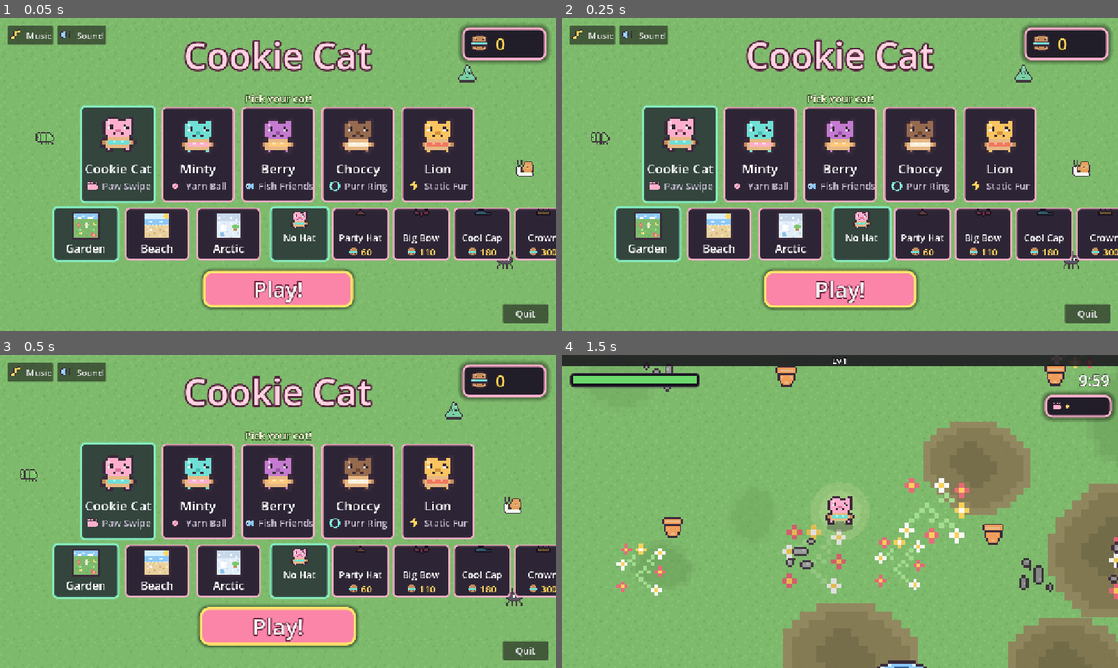
Above: before the commit, frames 1-4 (two rows, left to right).
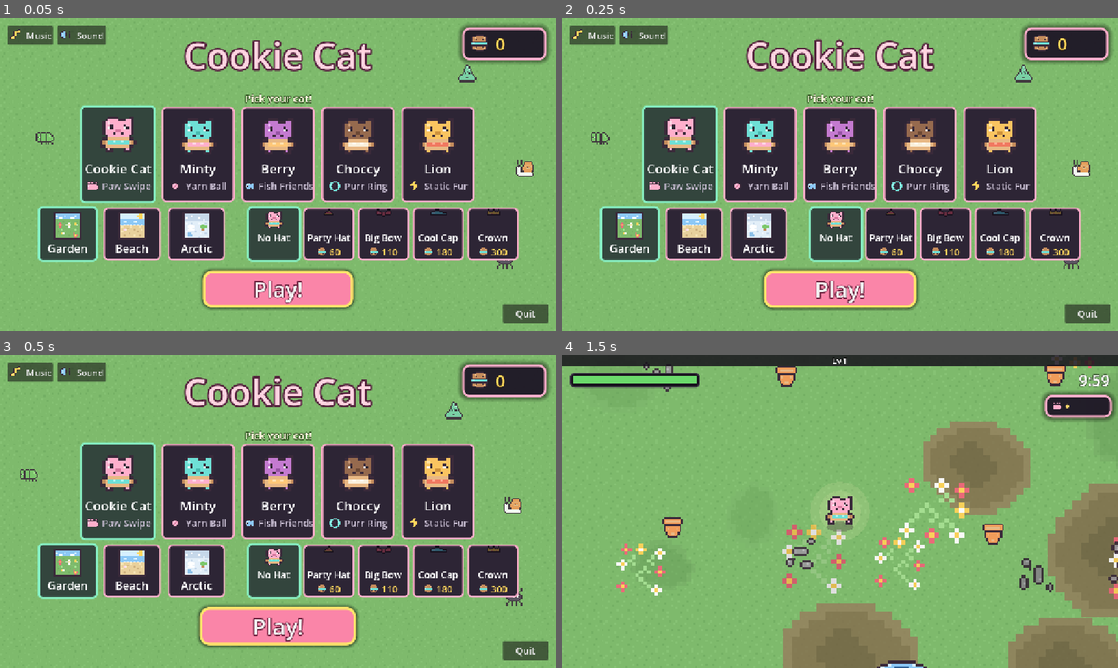
Above: after the commit, the same moments.

Repository: lukew-cogapp/cookie-cat
Game: Godot game, scene res://scenes/start_screen.tscn
Two runs of this game, one before a commit and one after it. Both use one fixed random seed, a clock stepped at 60 frames per second and the inputs below.
Inputs (mouse positions are in pixels of both pictures, inside the frame that each line leads up to):
- Up to frame 1 (0.05 s): no input
- Up to frame 2 (0.25 s): no input
- Up to frame 3 (0.5 s): no input
- Up to frame 4 (1.5 s): click "Play!" at 0.5 s; tap Enter at 1.25 s; move the mouse to (962, 495) at 1.27 s; hold D (move_right) from 1.28 s (still down); tap Space (confirm) at 1.35 s; click (962, 495) at 1.42 s

The runs differ from the first frame. In frame 1, 9.9% of the frame differs, in the area x 6-100%, y 60-78%; in frame 2, 9.9%; in frame 3, 9.9%; in frame 4, nothing differs.

Commit message:
Cap every bug's speed under a walking cat

Diff:
--- a/scripts/start_screen.gd
+++ b/scripts/start_screen.gd
@@ -56,6 +56,8 @@
 	_build_cards()
 	_build_map_cards()
 	_build_hat_cards()
+	_relayout()
+	get_viewport().size_changed.connect(_relayout)
 	_wire_focus()
 	_select(Run.cat)
 	_select_map(Run.map)
@@ -67,6 +69,80 @@
 	# `play_music` is idempotent, so the loop carries into the run unbroken.
 	Audio.play_music("music")
 	_play.grab_focus()
+
+
+## Places the map-and-hat strip against the width the screen actually has.
+##
+## Everything else here is centred and has room to spare at any width. The strip
+## does not: it is about 1170 units of small cards, hand-placed for the 1280
+## design, and the last hat card was drawn off the edge of a 4:3 window. See
+## `Tuning.START_BAND_MARGIN` for why a wider screen means more units.
+##
+## Connected to `size_changed` as well as called from `_ready`, because a
+## browser tab is resized constantly: a phone rotating, and Safari collapsing
+## its toolbar on the first scroll.
+## `at_width` is for the tests, which need to check a phone's 1600 units and a
+## 4:3 window's 960 without owning a window of either size.
+func _relayout(at_width := 0.0) -> void:
+	var width := at_width if at_width > 0.0 else get_viewport_rect().size.x
+	# The scene's own alignment would fight these offsets: Maps right-aligns and
+	# Hats left-aligns, which was how the two halves met in the middle of the
+	# old fixed strip. Each group is now placed exactly, so both fill.
+	_maps.alignment = BoxContainer.ALIGNMENT_BEGIN
+	_hats.alignment = BoxContainer.ALIGNMENT_BEGIN
+	# GROW_DIRECTION_BOTH lets a container widen past its own offsets to fit its
+	# children's minimum sizes, which silently undid every offset set below. The
+	# offsets are the authority here, so the growth has to be off.
+	_maps.grow_horizontal = Control.GROW_DIRECTION_END
+	_hats.grow_horizontal = Control.GROW_DIRECTION_END
+	_maps.add_theme_constant_override("separation", int(Tuning.START_MAP_SEPARATION))
+	_hats.add_theme_constant_override("separation", int(Tuning.START_HAT_SEPARATION))
+	# The cards shrink to whatever fits, rather than to one of two fixed sizes:
+	# the widths in play run from a 900-unit desktop window to a 1680-unit
+	# phone, and no single smaller size covers both ends. Never above 1.0, so a
+	# wide screen gets margin rather than oversized cards.
+	var room := width - Tuning.START_BAND_MARGIN * 2.0
+	var fixed := (
+		(Tuning.MAPS.size() - 1) * Tuning.START_MAP_SEPARATION
+		+ (Tuning.HATS.size() - 1) * Tuning.START_HAT_SEPARATION
+		+ Tuning.START_BAND_GAP
+	)
+	var per_scale := (
+		Tuning.MAPS.size() * Tuning.START_MAP_CARD_SIZE.x
+		+ Tuning.HATS.size() * Tuning.START_HAT_CARD_SIZE.x
+	)
+	var scale := clampf((room - fixed) / per_scale, Tuning.START_BAND_MIN_SCALE, 1.0)
+	for id: String in _map_buttons:
+		(_map_buttons[id] as Control).custom_minimum_size = (
+			Tuning.START_MAP_CARD_SIZE * scale
+		)
+	for id: String in _hat_buttons:
+		(_hat_buttons[id] as Control).custom_minimum_size = (
+			Tuning.START_HAT_CARD_SIZE * scale
+		)
+	# The two groups' own widths, from the tables rather than measured: a
+	# container's `size` is an output of the layout pass and is stale on the
+	# frame its contents changed.
+	var maps_w := (
+		Tuning.MAPS.size() * Tuning.START_MAP_CARD_SIZE.x * scale
+		+ (Tuning.MAPS.size() - 1) * Tuning.START_MAP_SEPARATION
+	)
+	var hats_w := (
+		Tuning.HATS.size() * Tuning.START_HAT_CARD_SIZE.x * scale
+		+ (Tuning.HATS.size() - 1) * Tuning.START_HAT_SEPARATION
+	)
+	# Centred as one strip, so the gap between the groups stays in the middle
+	# however much room there is either side. Both containers are anchored to the
+	# centre of the screen, so these offsets are measured from there and the left
+	# edge of the strip is negative.
+	var total := maps_w + Tuning.START_BAND_GAP + hats_w
+	var left := -total * 0.5
+	# Only the left edge is set. A container sizes itself to its children's
+	# minimums and the layout pass rewrites `offset_right`, so assigning it does
+	# nothing: the group's width follows its cards, and placing the left edge is
+	# what centres the strip.
+	_maps.offset_left = left
+	_hats.offset_left = left + maps_w + Tuning.START_BAND_GAP
 
 
 func _start() -> void:
--- a/scripts/swarm.gd
+++ b/scripts/swarm.gd
@@ -202,6 +202,12 @@
 		if slow_for[i] > 0.0:
 			slow_for[i] = maxf(slow_for[i] - delta, 0.0)
 			speed *= slow_by[i]
+		# Whatever the multipliers came to, a bug never outpaces a walking cat.
+		# `hurry` and the spider's gait both scale this, and a rush pointed at
+		# the wasp would be 156 against a floored walk of 112. Being outrun is
+		# the one situation a child cannot answer, and the whole difficulty
+		# rests on running away always working.
+		speed = minf(speed, Tuning.ENEMY_SPEED_CEILING)
 		var step := to / maxf(d, 0.001) * speed
 		if knock[i] != Vector2.ZERO:
 			step += knock[i]
--- a/scripts/tuning.gd
+++ b/scripts/tuning.gd
@@ -68,6 +68,13 @@
 ## to clear the fastest bug: at 0.55 a gentle push gave 65 against a wasp's 104,
 ## so a child who was moving still got caught.
 const STICK_WALK_FLOOR := 0.95
+## The hard ceiling on how fast any bug can ever move, whatever the table says
+## and whatever multipliers have stacked on it. `swarm.gd` clamps to this after
+## `hurry` and the spider's gait, because those are per-row and neither is
+## bounded by the enemy table: a rush aimed at the wasp works out at 156 against
+## a floored walk of 112. Just under the floored walk, so a child who is moving
+## at all is never caught from behind.
+const ENEMY_SPEED_CEILING := PLAYER_SPEED * STICK_WALK_FLOOR - 2.0
 const CAT_STEP_A := "res://assets/cat_step_a.png"
 const CAT_STEP_B := "res://assets/cat_step_b.png"
 
@@ -967,6 +974,37 @@
 const START_LOCKED_TINT := Color(0.42, 0.4, 0.5)
 const START_COST_COLOUR := Color(1.0, 0.84, 0.36)
 ## Idle life on the lawn. Slow enough to be scenery, not a chase.
+## The map row and the hat row sit side by side in one strip, and between them
+## they are about 1170 design units of small cards. That was hand-placed for the
+## 1280 design and overflows anything narrower: at a 4:3 window's 960 units the
+## last hat card is drawn off the right edge.
+##
+## So the strip is placed against the width the screen actually has rather than
+## the width it was drawn for. `aspect=expand` maps HEIGHT to 720 units always,
+## which means a wider screen reveals MORE horizontal units: a 20:9 phone in
+## landscape reports about 1600, the design reports 1280, and a 4:3 tablet
+## reports 960. Reads backwards until that sinks in.
+##
+## Kept clear at each end of the strip, so the outermost card is never against
+## the edge of the screen. Generous, because Godot rounds each control's width
+## up to whole pixels and eight cards of rounding add up: the strip always comes
+## out a little wider than the arithmetic in `_relayout` predicts, and this
+## swallows the difference rather than chasing it.
+const START_BAND_MARGIN := 90.0
+## Between cards within each group. These mirror the separations set on the two
+## containers in `start_screen.tscn`, because the strip's width has to be known
+## before the layout pass runs and a container's own `size` is only correct
+## after it.
+const START_MAP_SEPARATION := 16.0
+const START_HAT_SEPARATION := 8.0
+## And between the map group and the hat group, so they read as two things to
+## choose from rather than one row of eight.
+const START_BAND_GAP := 56.0
+## The floor on that shrinking. Below this the cards are too small to tap on a
+## phone, and a strip that will not fit is better cropped than unusable: the
+## widths in play only reach here on a window nobody plays on.
+const START_BAND_MIN_SCALE := 0.6
+
 const START_BUG_COUNT := 6
 const START_BUG_TIME_MIN := 16.0
 const START_BUG_TIME_MAX := 30.0
--- a/test/rush_test.gd
+++ b/test/rush_test.gd
@@ -64,6 +64,23 @@
 		Tuning.PLAYER_SPEED * Tuning.STICK_WALK_FLOOR,
 		"the floored stick walk outpaces a rush",
 	)
+
+
+## `hurry` is a per-row multiplier and is not confined to the kind `RUSH_KIND`
+## names today: aimed at the wasp it works out at 156 against a floored walk of
+## 112, and the two tests above would both still pass. `swarm.gd` clamps every
+## bug's final speed to `ENEMY_SPEED_CEILING` for that reason, so what has to
+## hold is the ceiling, not the table happening to be slow enough.
+func test_the_speed_ceiling_survives_a_rush_of_any_kind() -> void:
+	var walk := Tuning.PLAYER_SPEED * Tuning.STICK_WALK_FLOOR
+	assert_lt(Tuning.ENEMY_SPEED_CEILING, walk, "the ceiling is under a floored walk")
+	for kind in Tuning.ENEMIES.size():
+		var hurried: float = Tuning.enemy_speed(kind) * Tuning.RUSH_HURRY
+		assert_lt(
+			minf(hurried, Tuning.ENEMY_SPEED_CEILING),
+			walk,
+			"a hurrying %s is still outrun" % Tuning.ENEMIES[kind]["name"],
+		)
 
 
 ## A rush is only a rush if it is quicker than the same bug arriving normally.
--- a/test/start_screen_test.gd
+++ b/test/start_screen_test.gd
@@ -52,6 +52,59 @@
 	assert_true(play.has_focus(), "Play is focused when the screen opens")
 
 
+## A card drawn off the edge is a choice the child cannot see. The hat strip was
+## hand-placed for the 1280 design and the Crown card fell off the right of a
+## 4:3 window, which no test noticed and a screenshot did.
+##
+## `_relayout` takes the width, so both a phone's 1600 units and a 4:3 window's
+## 960 are checked here rather than only whatever size the harness happens to
+## run at.
+func test_every_card_is_on_screen_at_any_width() -> void:
+	for width: float in [1680.0, 1600.0, 1280.0, 960.0, 900.0]:
+		_start._relayout(width)
+		await wait_process_frames(2)
+		# The strip only. Everything else is centre-anchored against the real
+		# viewport, so a hypothetical width says nothing about where it sits: a
+		# cat card measured at 1280 is not off screen because 960 was asked
+		# about. The strip is the thing `_relayout` actually places.
+		var centre := get_viewport().get_visible_rect().size.x * 0.5
+		for group: String in ["Maps", "Hats"]:
+			var g: Control = _start.get_node(group)
+			for b: Node in g.get_children():
+				var r := (b as Control).get_global_rect()
+				# Back to strip coordinates: measured from the screen centre,
+				# which is what the container is anchored to.
+				var from_centre := r.position.x - centre
+				assert_gte(
+					from_centre, -width * 0.5,
+					"%s's card starts on screen at %d wide" % [group, width],
+				)
+				assert_lte(
+					from_centre + r.size.x, width * 0.5,
+					"%s's card ends on screen at %d wide" % [group, width],
+				)
+
+
+## The two groups must not run into each other either, or the strip reads as one
+## row of eight rather than two things to choose from.
+func test_the_map_and_hat_groups_stay_apart() -> void:
+	for width: float in [1600.0, 1280.0, 960.0]:
+		_start._relayout(width)
+		await wait_process_frames(2)
+		# The last map card against the first hat card, not the containers: a
+		# container keeps the width the scene gave it and only its children are
+		# where the cards actually are.
+		var maps: Control = _start.get_node("Maps")
+		var hats: Control = _start.get_node("Hats")
+		var last_map: Control = maps.get_child(maps.get_child_count() - 1)
+		var first_hat: Control = hats.get_child(0)
+		assert_lte(
+			last_map.get_global_rect().end.x,
+			first_hat.get_global_rect().position.x,
+			"the groups do not overlap at %d wide" % width,
+		)
+
+
 func _focusable(node: Node) -> Array[Button]:
 	var out: Array[Button] = []
 	for child: Node in node.get_children():
Not shown, changed: CLAUDE.md
